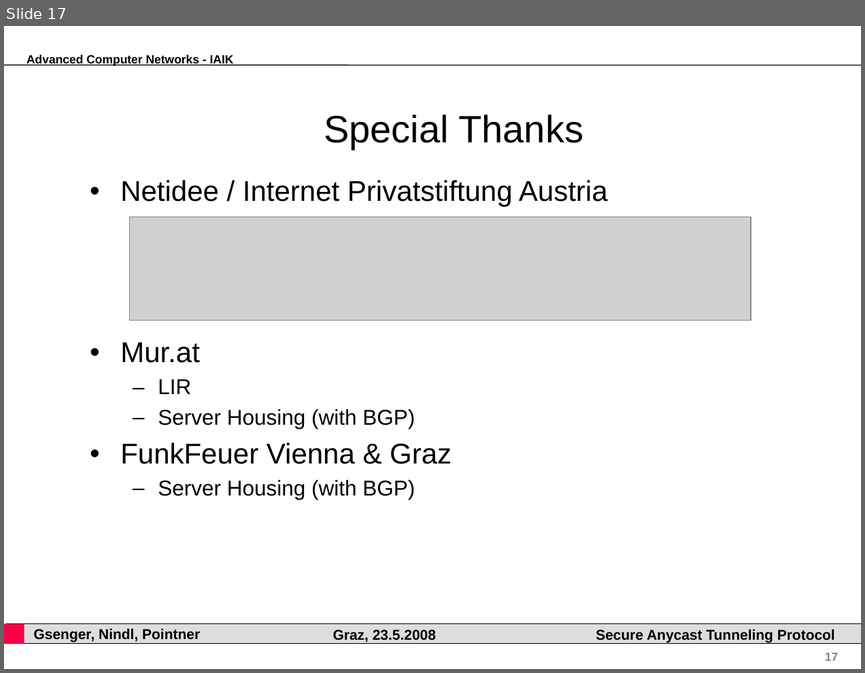
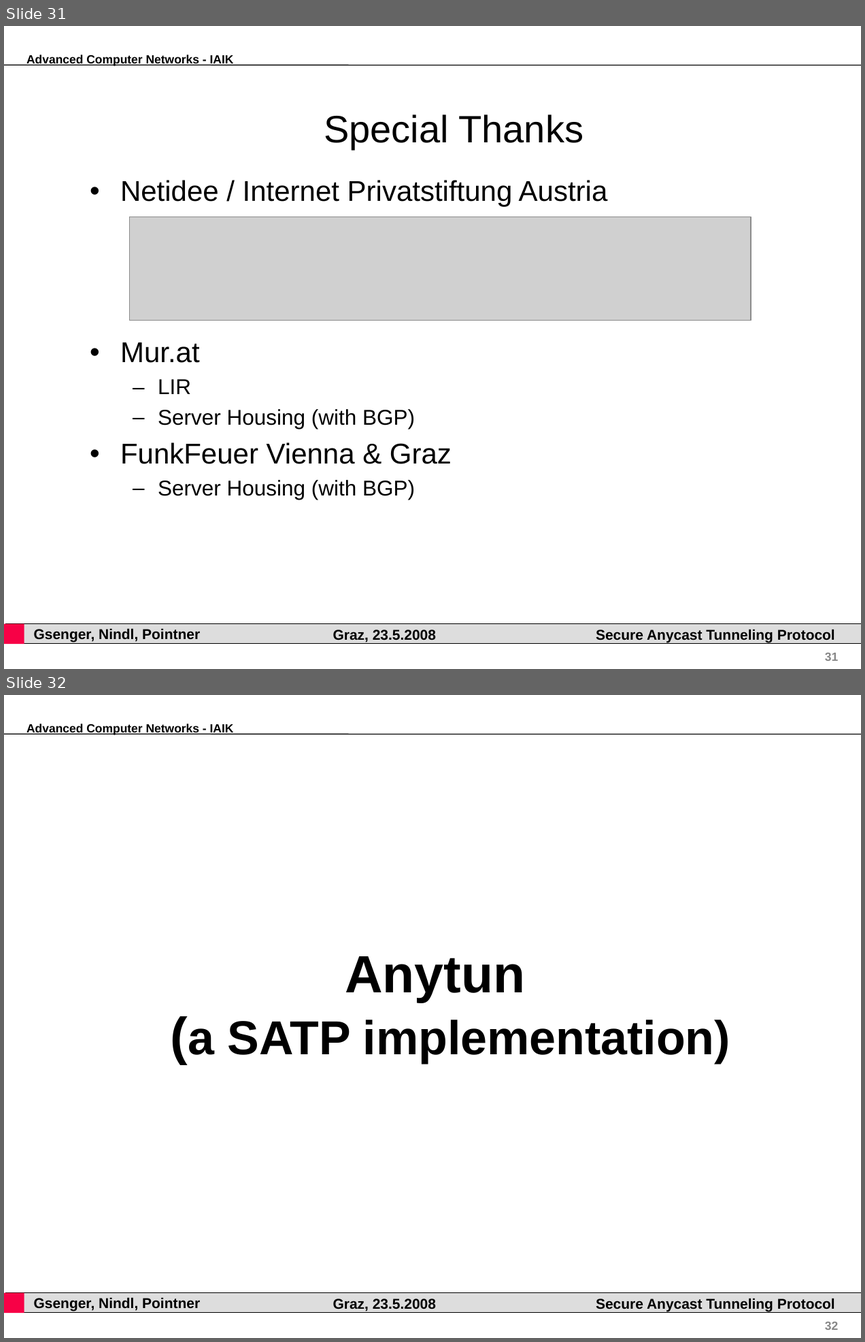
Before and after one commit to pyhedgehog/anytun, a slide deck: papers/acn.ppt. Shown one above the other, each under a label of ours: slide 17 before the commit, slides 31 and 32 after it. The pictures are 865x673 and 865x1342 pixels, drawn with LibreOffice and Linux fonts; fonts in the diff are those of the drawing; grey boxes stand for pictures; background and template pictures are left out. Boxes give left, top, right and bottom in pixels: in the first picture for what was removed or moved away, otherwise in the second. Text is boxed around its words. In the diff, an @@ line names an element or a change of style, - is before the commit and + after.

Commit message:
added 2nd part (SATP) of acn presentation

```diff
--- a/papers/acn.ppt
+++ b/papers/acn.ppt
@@ slide 32 added at (4,695,861,1338), background #FFFFFF; not listed: 7 template elements that a slide beside it also shows @@
@@ text added at (188,956,730,1063), 40 pt, text #000000, bold @@
+Anytun
+(a SATP implementation)
@@ what was slide 17 is now slide 31 @@
@@ page number at (825,652,838,660): text changed @@
-17
+31
```
Also in this commit, not shown: 17 other slides added, 1 slide removed, 10 other files.
